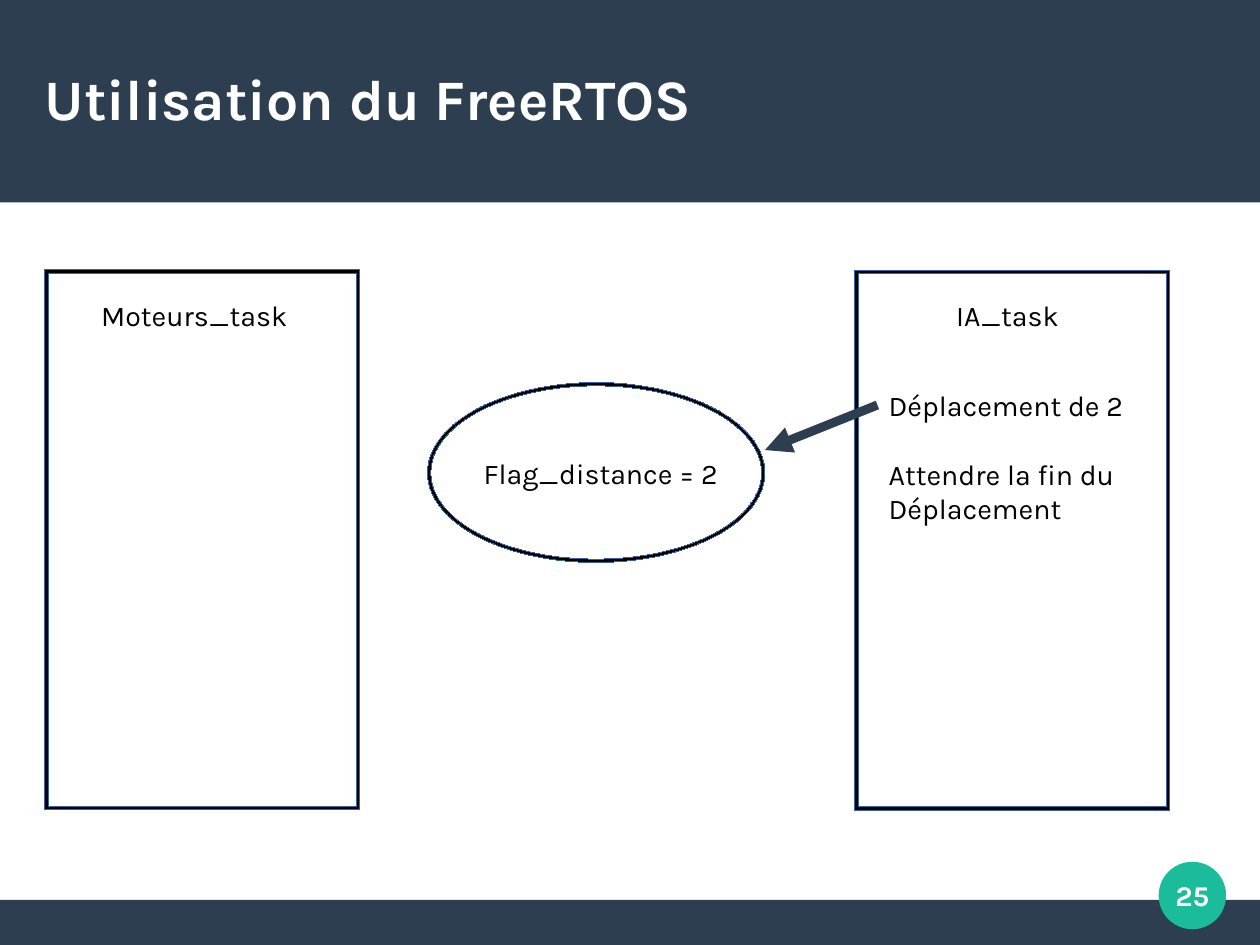
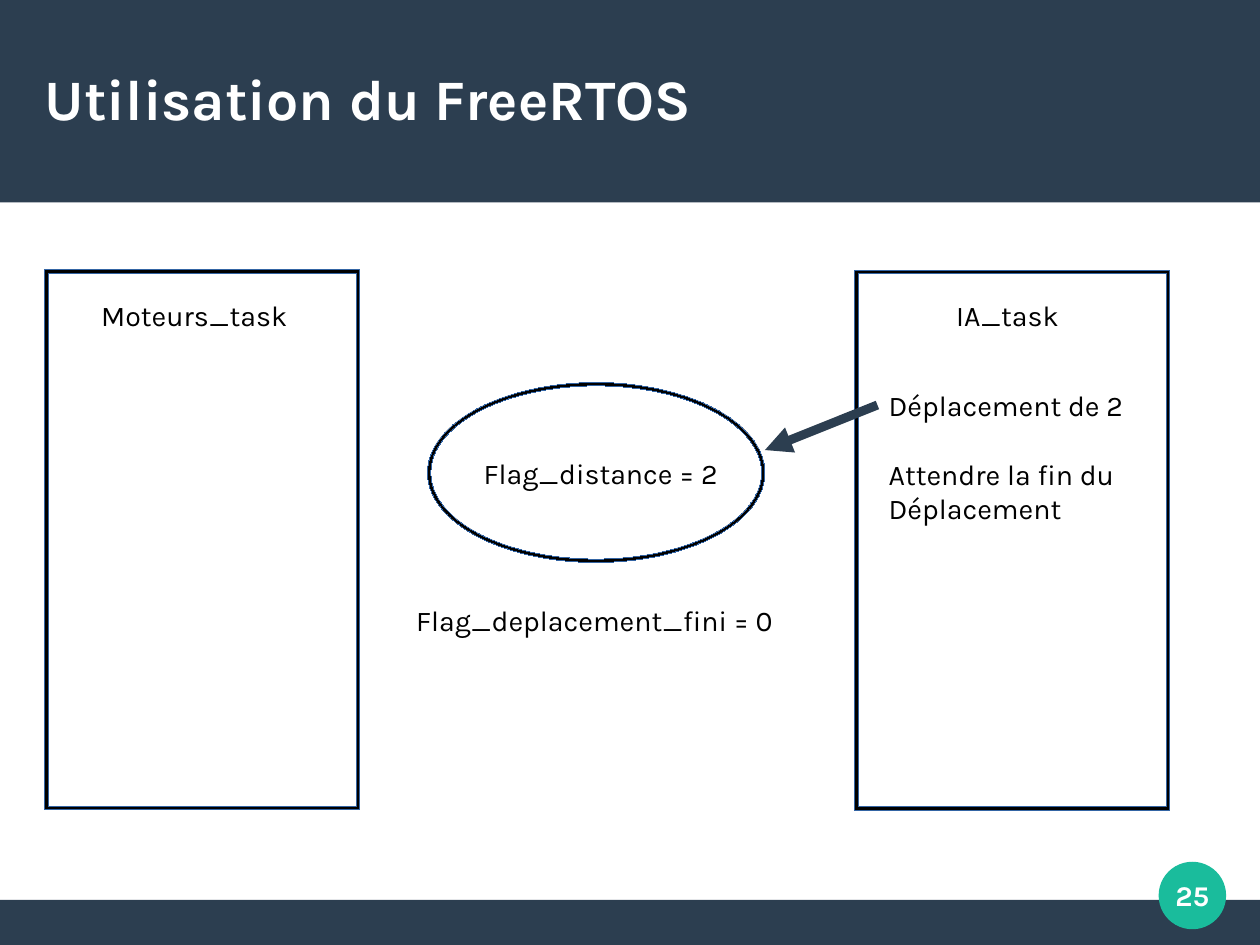
Before and after one commit to Nennala/CoopRobot, a slide deck: slide 25 of soutenance.odp. Drawn at 1260x945 pixels with LibreOffice and Linux fonts; fonts in the diff are those of the drawing. Boxes give left, top, right and bottom in pixels: in the first picture for what was removed or moved away, otherwise in the second. Text is boxed around its words. In the diff, an @@ line names an element or a change of style, - is before the commit and + after.

Commit message:
il y avait une petite erreur

```diff
--- a/soutenance.odp
+++ b/soutenance.odp
@@ text added at box(416, 611, 773, 638), 18 pt, text #000000 @@
+Flag_deplacement_fini = 0
```
